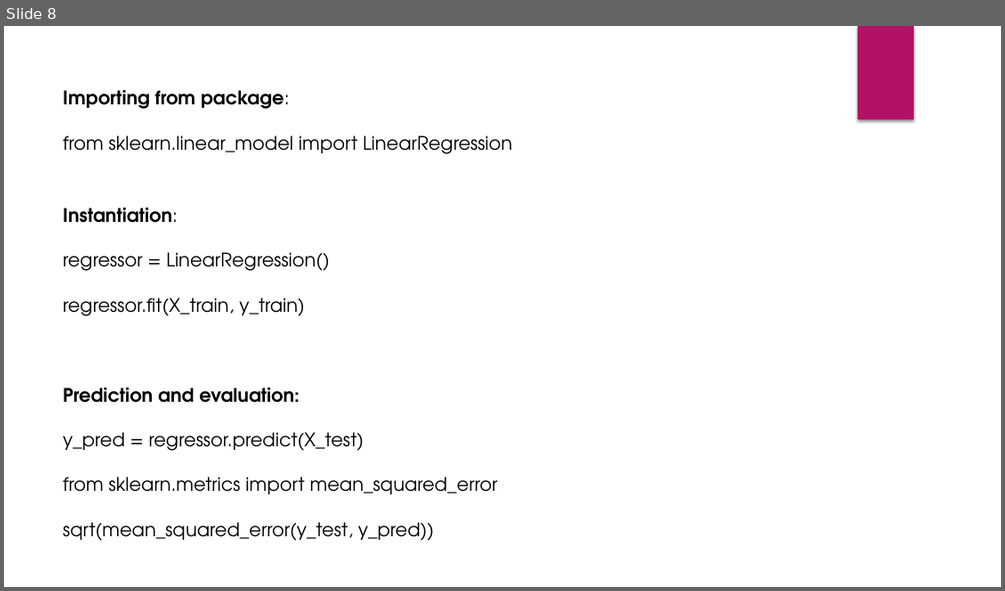
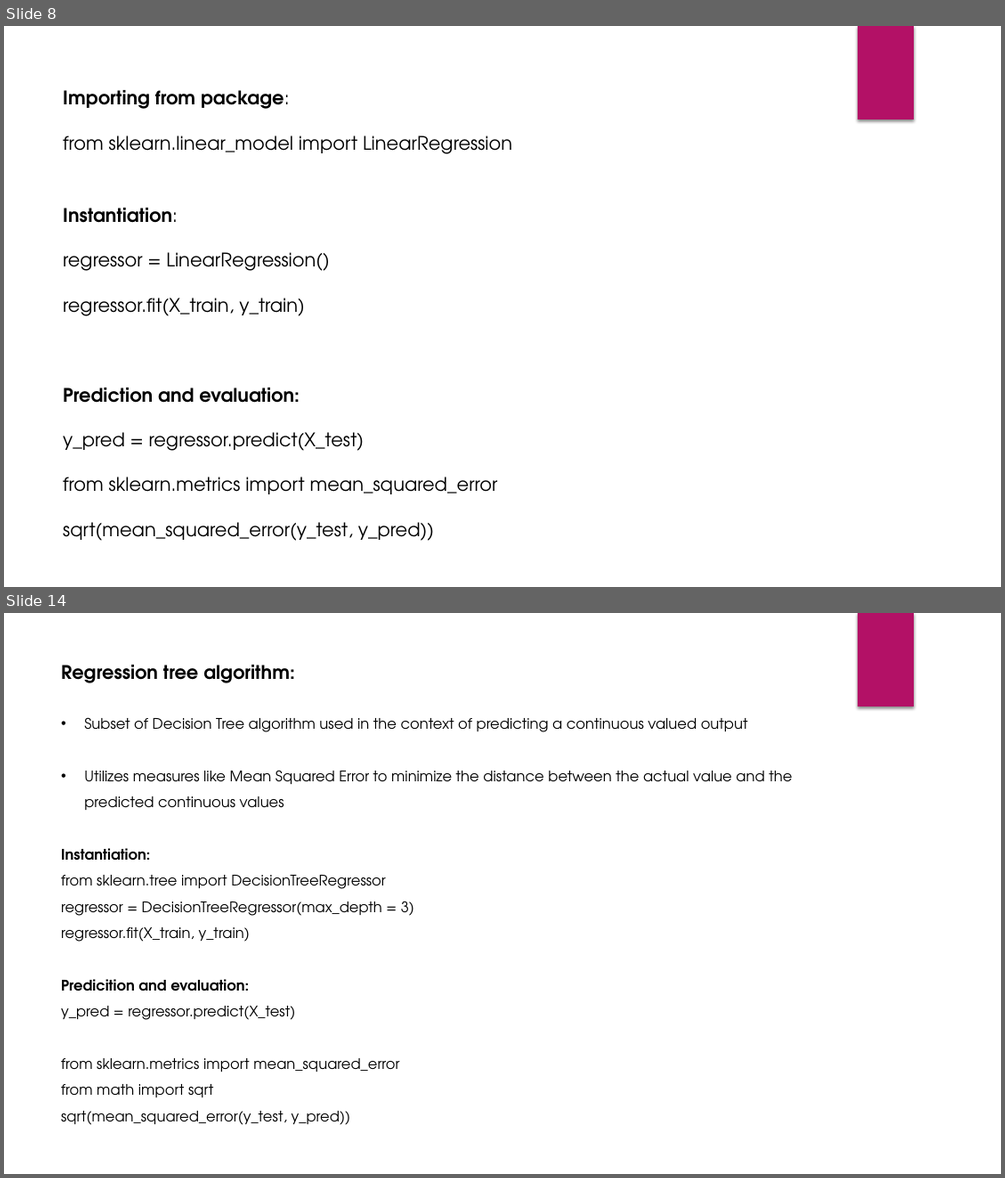
Before and after one commit to Siddhartha0205/ML_Algorithms, a slide deck: 1_Linear_Regression/Linear_Regression.pptx. Shown one above the other, each under a label of ours: slide 8 before the commit, slides 8 and 14 after it; the slides between them are not shown. The pictures are 1005x591 and 1005x1178 pixels, drawn with LibreOffice and Linux fonts; fonts in the diff are those of the drawing. Boxes give left, top, right and bottom in pixels: in the first picture for what was removed or moved away, otherwise in the second. Text is boxed around its words. In the diff, an @@ line names an element or a change of style, - is before the commit and + after.

Commit message:
Issue -5: Logistic Regression
Material related to Logistic Regression is added and changes updated in Linear Regression

```diff
--- a/1_Linear_Regression/Linear_Regression.pptx
+++ b/1_Linear_Regression/Linear_Regression.pptx
@@ slide 14 added at (4,613,1001,1174), background #FFFFFF; not listed: 1 template element that a slide beside it also shows @@
@@ text added at (61,665,792,1125), 14 pt, text #000000 @@
+Regression tree algorithm:
+• Subset of Decision Tree algorithm used in the context of predicting a continuous valued output
+• Utilizes measures like Mean Squared Error to minimize the distance between the actual value and the predicted continuous values
+Instantiation:
+from sklearn.tree import DecisionTreeRegressor
+regressor = DecisionTreeRegressor(max_depth = 3)
+regressor.fit(X_train, y_train)
+Predicition and evaluation:
+y_pred = regressor.predict(X_test)
+from sklearn.metrics import mean_squared_error
+from math import sqrt
+sqrt(mean_squared_error(y_test, y_pred))
```
Also in this commit, not shown: 7 other slides added, 1 slide removed, 3 other files.
